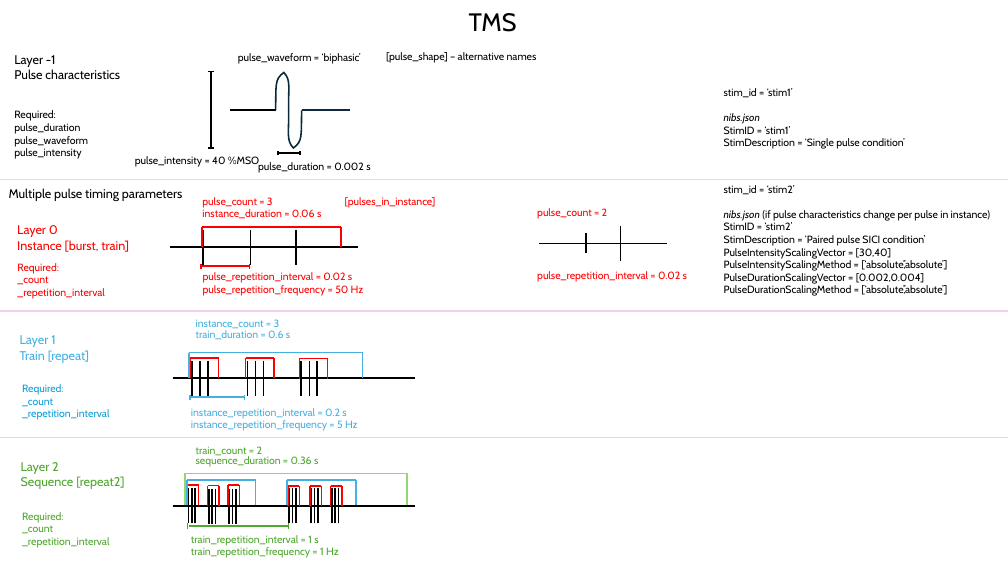
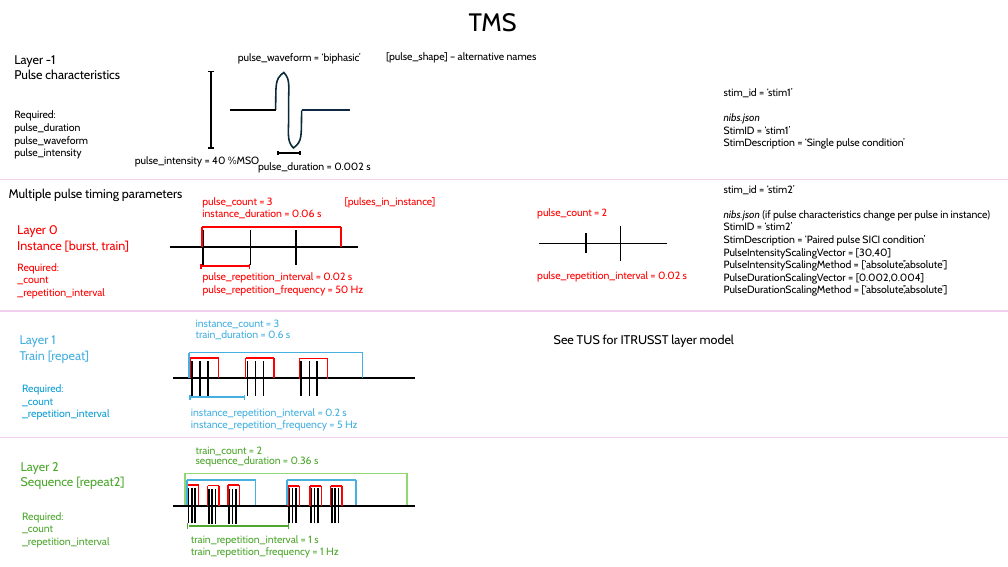
Before and after one commit to nigelrogasch/nibs-bids, a slide deck: slide 1 of parameter-visualisation/parameter_visualisation.pptx. Drawn at 1008x567 pixels with LibreOffice and Linux fonts; fonts in the diff are those of the drawing. Boxes give left, top, right and bottom in pixels: in the first picture for what was removed or moved away, otherwise in the second. Text is boxed around its words. In the diff, an @@ line names an element or a change of style, - is before the commit and + after.

```diff
--- a/parameter-visualisation/parameter_visualisation.pptx
+++ b/parameter-visualisation/parameter_visualisation.pptx
@@ text added at (554,334,734,347), 12 pt, text #000000 @@
+See TUS for ITRUSST layer model
```
Also in this commit, not shown: 1 other slide changed, 5 slides added, 2 other files.
